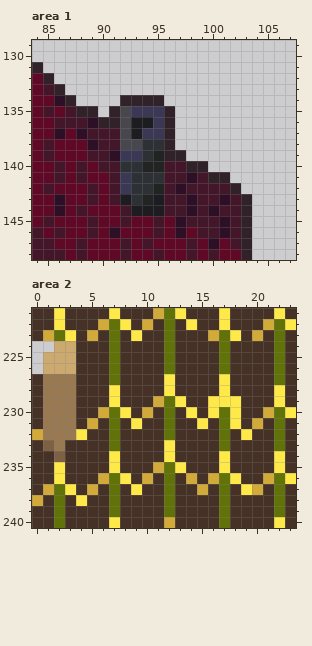
File history of a pixel-art file, assets/ignore/settlements.aseprite. Above, as it was before the edit.
288x288 pixels, 1 frame. Colours within 5 levels of each other are drawn and written as one. Shown: area 1: x 84..107, y 129..148; area 2: x 0..23, y 221..240. The commit also changed other parts of the picture, which this record leaves out.
After:
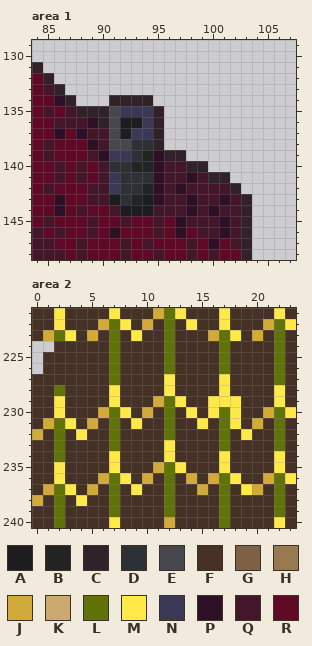
Palette (. is transparent): A #1d1d21  B #222323  C #31222a  D #2d3136  E #48474d  F #453125  G #7e6144  H #997951  J #d1aa39  K #cca96e  L #617308  M #ffe949  N #3b3855  P #2e1026  Q #431729  R #5f0926
From old to new:
layer "Fields Fence" now hidden
Changed rows in their new state; - is an unchanged pixel.
Area 1, layer "Buildings I":
first column x 90:
134 -C---.-
135 CEN--C.
136 -EA-NC.
137 -EAN-C.
138 -E-D-C.
139 PN-DBP-
140 -D-B-P-
141 QND--P-
142 QND-BP-
143 QADBAP-
144 -QA--Q-
Area 2:
first column x 1:
224 -FF
225 FFF
226 FFF
227 FFF
228 FLF
229 FMF
230 FMF
231 JLM
232 FLF
233 FL-
234 -L-
Changed places in both pictures, as pixel boxes (x1, y1, x2, y2):
changed: (98, 95, 175, 216)
changed: (43, 341, 76, 462)
